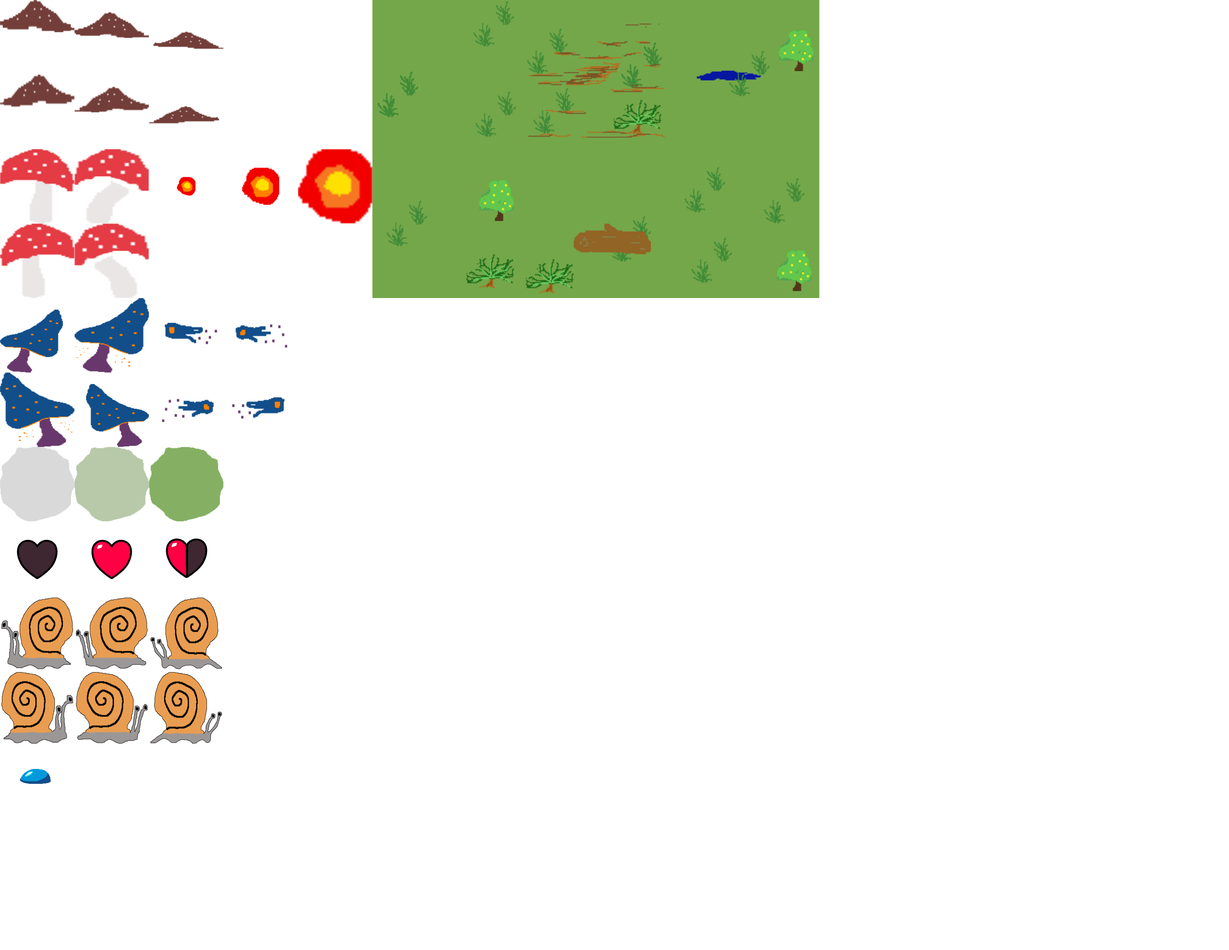
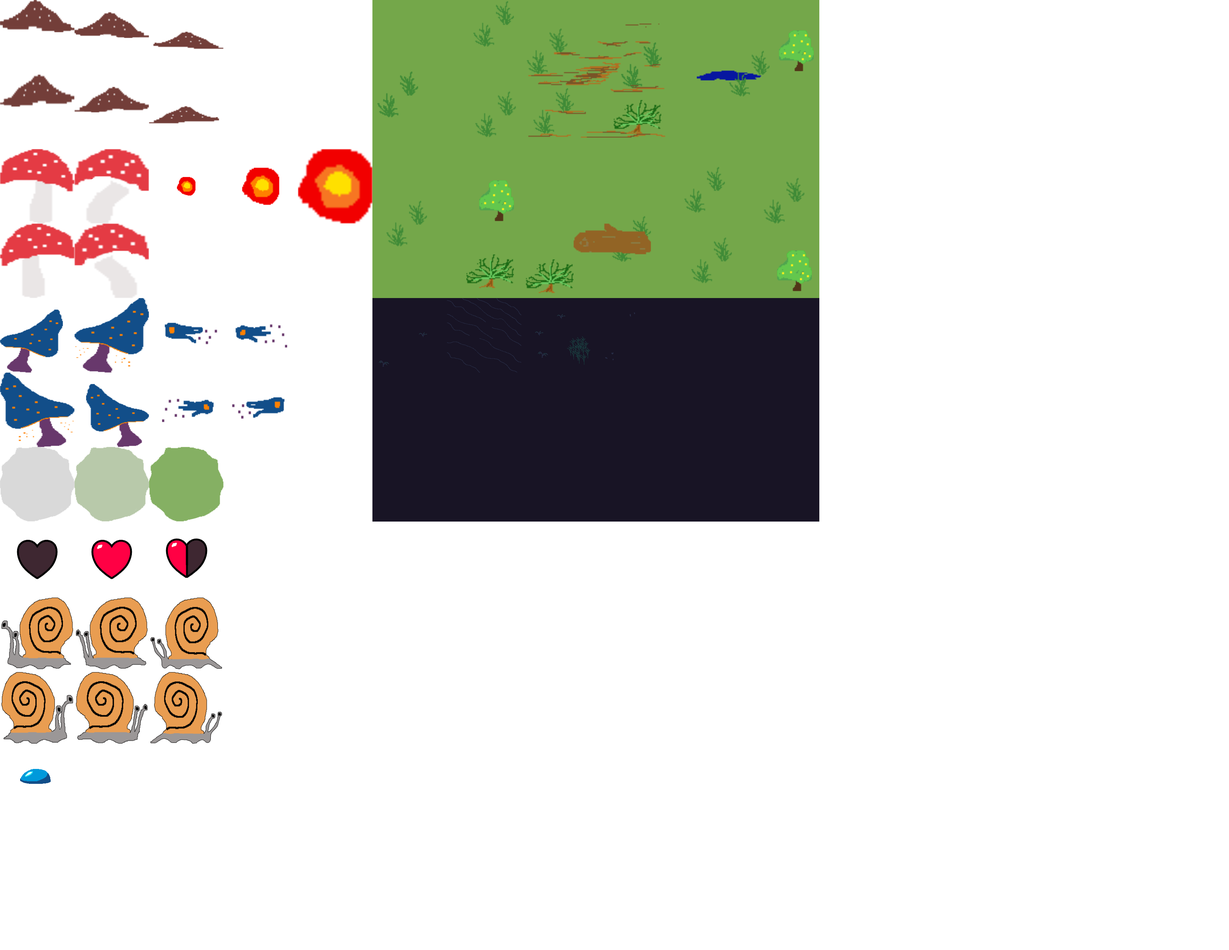
Before/after of a 1229px x 950px layered artwork. What changed in the layer stack:
painted on "Sprite_Sheet.png" over [372, 298, 820, 522]
